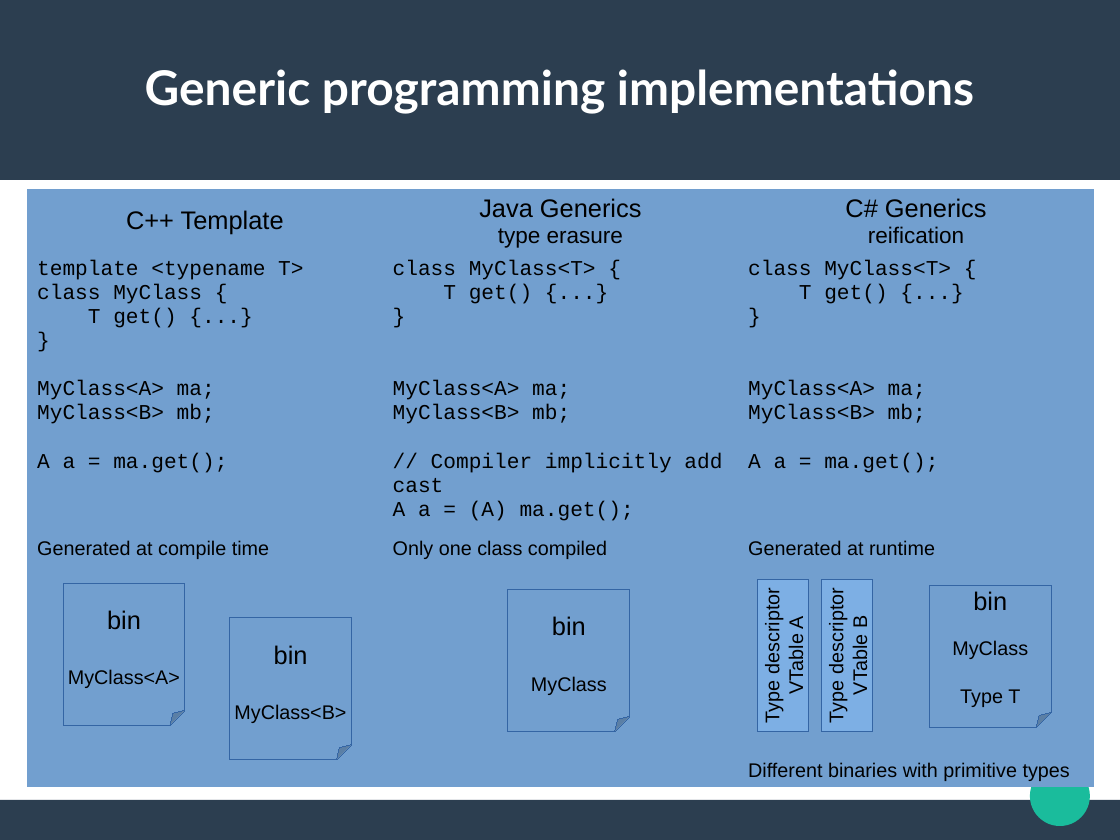
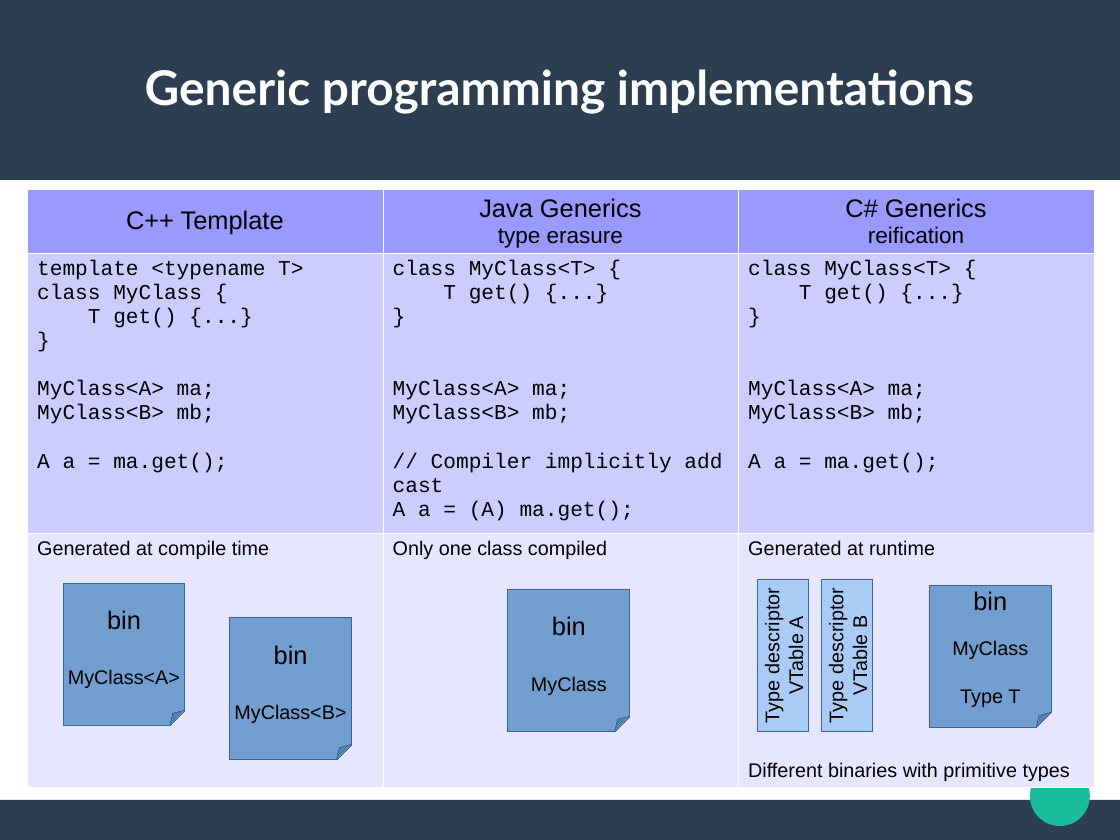
Before and after one commit to jldelarbre/lectureNotes, a slide deck: slide 30 of Slides/specialIssues/si1/ParameterizedTypes.odp (slide 25 before the commit). Drawn at 1120x840 pixels with LibreOffice and Linux fonts; fonts in the diff are those of the drawing. Boxes give left, top, right and bottom in pixels: in the first picture for what was removed or moved away, otherwise in the second. Text is boxed around its words. In the diff, an @@ line names an element or a change of style, - is before the commit and + after.

Commit message:
Finish to complete generic course

```diff
--- a/Slides/specialIssues/si1/ParameterizedTypes.odp
+++ b/Slides/specialIssues/si1/ParameterizedTypes.odp
@@ table at (27,189,1095,788) @@
@@ fill #729FCF to #9999FF in row 1 @@
@@ fill #729FCF to #CCCCFF in row 2 @@
@@ fill #729FCF to #E6E6FF in row 3 @@
@@ borders changed @@
```
Also in this commit, not shown: 9 other slides changed, 5 slides added, 8 other files.
